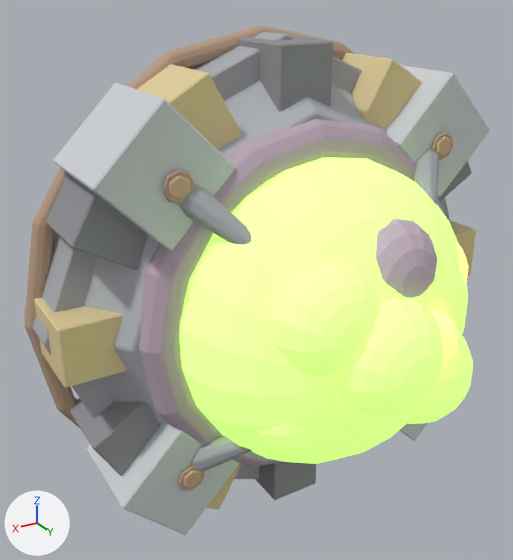
Before and after pictures for a commit that changed the FBX model Assets/GeneratedBaseItems/20_Corrosive_Bile_Landmine.fbx.
Before and after are seen from a camera (50 mm lens) standing at (1.44, 2.47, 1.15) and looking at (0.19, 0.39, 0.11). Every picture has the same lights, and +X, +Y and +Z are marked at lower left. The older version comes first.

In view in the first picture: '20_Corrosive_Bile_Landmine'.
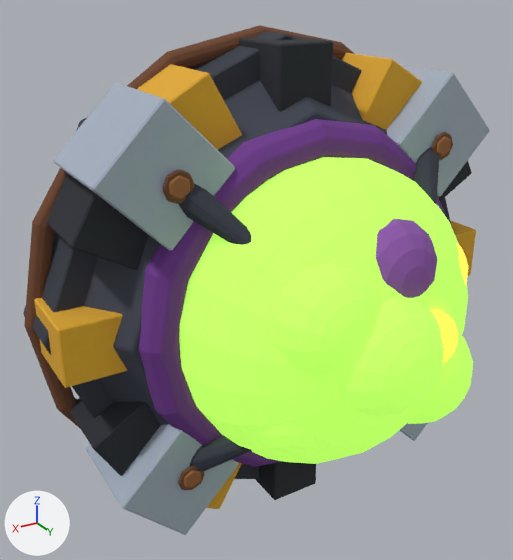
Location of each change, (x1, y1, x2, y2) in pixels of the pictures (513 x 560 px):
'20_Corrosive_Bile_Landmine', recoloured, surface changed (darker): (23, 25, 490, 535) in both

The change in detail:
Material 'Bile | toxic phosphor' (mat_bile___toxic_phosphor) changes colour from green #c8e29d to green #90c545; in linear values from (0.579, 0.757, 0.335) to (0.28, 0.56, 0.06).
Material 'Chitin | olive ridges' (mat_chitin___olive_ridges) changes colour from light grey #cdbbc8 to purple #9059ad; in linear values from (0.611, 0.497, 0.579) to (0.28, 0.1, 0.42).
Material 'Ember | orange glow' (mat_ember___orange_glow) changes colour from beige #f3cd95 to orange #f29027; in linear values from (0.897, 0.611, 0.301) to (0.89, 0.28, 0.02).
In material 'Ember | orange glow' (mat_ember___orange_glow), emission_color goes from (1.0, 0.42, 0.08) (orange #ffad50) to (1.0, 0.42, 0.04) (orange #ffad38).
Material 'Iron | dark forged steel' (mat_iron___dark_forged_steel) changes colour from grey #a8abb0 to greyish blue #373b46; in linear values from (0.394, 0.407, 0.432) to (0.038, 0.044, 0.062).
Material 'Titanium | graphite armor' (mat_titanium___graphite_armor) changes colour from grey #b4b8bd to greyish blue #424754; in linear values from (0.455, 0.477, 0.507) to (0.055, 0.0637, 0.089).
In material 'Titanium | graphite armor' (mat_titanium___graphite_armor), roughness goes from 0.94 to 0.9.
In material 'Titanium | graphite armor' (mat_titanium___graphite_armor), metallic goes from 0.0 to 0.08.
Material 'Hazard | faded amber' (mat_hazard___faded_amber) changes colour from beige #decc99 to orange #e0a82e; in linear values from (0.733, 0.603, 0.319) to (0.748, 0.393, 0.0272).
In material 'Hazard | faded amber' (mat_hazard___faded_amber), roughness goes from 0.94 to 0.9.
Material 'Charcoal | blackened' (mat_charcoal___blackened) changes colour from grey #909095 to dark grey #292b33; in linear values from (0.281, 0.281, 0.301) to (0.022, 0.0245, 0.0331).
In material 'Charcoal | blackened' (mat_charcoal___blackened), roughness goes from 0.94 to 0.92.
Material 'Titanium | bright bevel' (mat_titanium___bright_bevel) changes colour from light grey #cdd0d5 to pale blue #b8c2d1; in linear values from (0.611, 0.633, 0.662) to (0.477, 0.538, 0.638).
In material 'Titanium | bright bevel' (mat_titanium___bright_bevel), roughness goes from 0.94 to 0.9.
In material 'Titanium | bright bevel' (mat_titanium___bright_bevel), metallic goes from 0.0 to 0.55.
Material 'Rust | deep brown' (mat_rust___deep_brown) changes colour from beige #b99d86 to brown #6f452c; in linear values from (0.487, 0.335, 0.237) to (0.16, 0.06, 0.025).
In material 'Rust | deep brown' (mat_rust___deep_brown), roughness goes from 0.94 to 0.9.
Material 'Rust | orange oxide' (mat_rust___orange_oxide) changes colour from beige #cfad90 to brown #996138; in linear values from (0.626, 0.42, 0.281) to (0.32, 0.12, 0.04).
In material 'Rust | orange oxide' (mat_rust___orange_oxide), roughness goes from 0.94 to 0.9.
Material 'Chitin | dark carapace' (mat_chitin___dark_carapace) changes colour from grey #bda8b9 to purple #703890; in linear values from (0.507, 0.394, 0.487) to (0.163, 0.04, 0.28).
In material 'Chitin | dark carapace' (mat_chitin___dark_carapace), roughness goes from 0.94 to 0.9.
